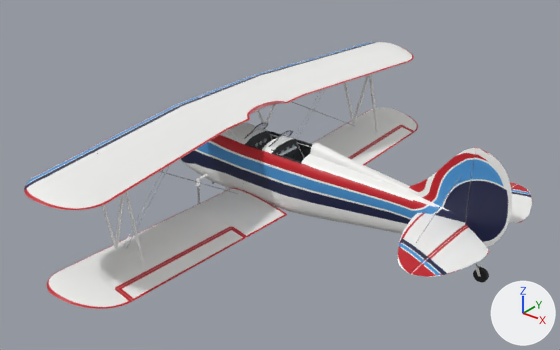
Renders of the glTF model unity/Assets/_Project/Resources/Models/great-lakes-like/great-lakes-like-own-white-stripes.glb from each side of a commit.
Camera for both pictures: a 50 mm camera at (8.22, -8.55, 4.92) aimed at (1.58, -0.25, -0.23). Arrows for +X, +Y and +Z are at lower right; the lights stay in place. The first picture is the older version. Where no turn or scale is listed for an object, it has been applied to the vertices. Vertices at exactly the same position are counted once.

Objects in the first picture: 'Aileron_LL', 'Aileron_LR', 'Elevator_L', 'Elevator_R', 'Fin', 'Fuselage_Painted', 'Headrest', 'Rudder', 'Stab', 'Strut_Interplane', 'Wing_Lower', 'Wing_Upper' and 8 more.
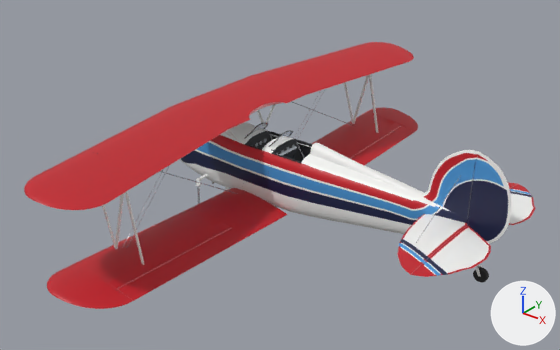
Changed parts and their boxes [x1, y1, x2, y2] in the pictures (560 x 350 px):
'Fin', reshaped (17% narrower)
    before: [407, 147, 477, 219]
    after: [420, 150, 478, 219]
'Stab', reshaped
    before: [398, 182, 516, 273]
    after: [398, 182, 517, 275]
part 1 of me_wing_upper, recoloured (white to red)
    both: [24, 42, 413, 210]
part 2 of me_wing_lower, recoloured (grey to red)
    both: [47, 107, 417, 309]
part 3 of me_aileron_ll, recoloured (grey to red)
    both: [119, 228, 246, 300]
part 4 of me_aileron_lr, recoloured (grey to red)
    both: [350, 126, 414, 165]

What changed in the scene script:
```text
Add mat_paint_red:
    mat_paint_red = principled_material('Paint_red')
    mat_paint_red.base_color = (0.552, 0.0103, 0.0194)  # red #c41a26
    mat_paint_red.roughness = 0.45
Change me_wing_upper:
    where me_wing_upper.from_pydata(...)  # 3053 vertices, 6102 faces; spans x 0.0..1.58, y -4.06..4.06, z 0.62..0.76
    used by ob_wing_upper; location = (0.0, 0.0, 0.0)
    me_wing_upper part 1: 2595 faces spanning x 0.0..1.56, y -4.06..4.06, z 0.63..0.76 switch from mat_paint_gl_wing_u (picture img_gl_wing_u) to mat_paint_red (red #c41a26)
Change me_wing_lower:
    where me_wing_lower.from_pydata(...)  # 2924 vertices, 5840 faces; spans x 0.65..1.82, y -4.06..4.06, z -0.8..-0.54
    used by ob_wing_lower; location = (0.0, 0.0, 0.0)
    me_wing_lower part 2: 2428 faces spanning x 0.65..1.82, y -4.06..4.06, z -0.79..-0.54 switch from mat_paint_gl_wing_l (picture img_gl_wing_l) to mat_paint_red (red #c41a26)
Change me_aileron_ll:
    where me_aileron_ll.from_pydata(...)  # 440 vertices, 876 faces; spans x 1.54..1.82, y -3.46..-1.32, z -0.76..-0.62
    used by ob_aileron_ll; location = (0.0, 0.0, 0.0)
    me_aileron_ll part 3: 330 faces spanning x 1.54..1.82, y -3.46..-1.32, z -0.75..-0.62 switch from mat_paint_gl_wing_l (picture img_gl_wing_l) to mat_paint_red (red #c41a26)
Change me_aileron_lr:
    where me_aileron_lr.from_pydata(...)  # 440 vertices, 876 faces; spans x 1.54..1.82, y 1.32..3.46, z -0.76..-0.62
    used by ob_aileron_lr; location = (0.0, 0.0, 0.0)
    me_aileron_lr part 4: 330 faces spanning x 1.54..1.82, y 1.32..3.46, z -0.75..-0.62 switch from mat_paint_gl_wing_l (picture img_gl_wing_l) to mat_paint_red (red #c41a26)
Change me_stab:
    used by ob_stab; location = (0.0, 0.0, 0.0)
    remove me_stab.from_pydata(...)  # 2021 vertices, 4038 faces; spans x 3.89..4.57, y -1.53..1.53, z -0.19..-0.09
    add me_stab.from_pydata(...)  # 2365 vertices, 4726 faces; spans x 3.97..4.59, y -1.54..1.54, z -0.18..-0.1
    me_stab part 5: 25 vertices moved within x 4.09..4.56, y -1.53..1.53, z -0.18..-0.1; 1760 vertices removed from x 3.89..4.56, y -1.53..1.53, z -0.19..-0.09; 2104 vertices added at x 3.97..4.59, y -1.54..1.54, z -0.18..-0.1
Change me_fin:
    used by ob_fin; location = (0.0, 0.0, 0.0)
    remove me_fin.from_pydata(...)  # 688 vertices, 1372 faces; spans x 3.545..4.56, y -0.05..0.05, z -0.06..0.953
    add me_fin.from_pydata(...)  # 1376 vertices, 2748 faces; spans x 3.756..4.586, y -0.043..0.043, z -0.06..0.91
    me_fin part 6: 688 vertices removed from x 3.545..4.56, y -0.05..0.05, z -0.06..0.953; 1376 vertices added at x 3.756..4.586, y -0.043..0.043, z -0.06..0.91
```
